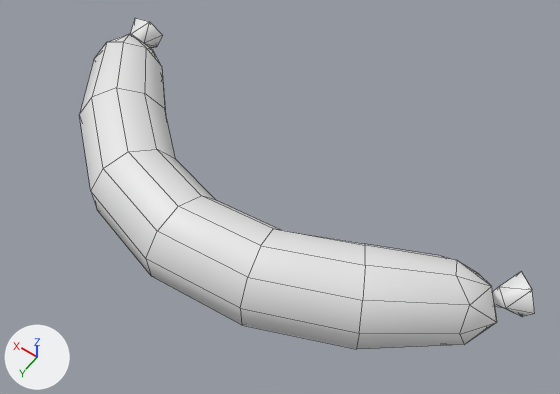
Two versions of the Blender file Assets/_Game/Content/Levels/Kitchen/Sausage/BLD_Sausage.blend, one commit apart.
Rendered twice from a camera (50 mm lens) standing at (-0.084, 0.1078, 0.1677) and looking at (-0.0072, 0.0003, -0.0013). The axes (+X, +Y, +Z) are drawn at lower left. The lights are the same throughout. The picture after the commit comes second. Mesh edges are drawn as thin lines. Materials are left out; every surface is plain grey.

Script lines for the objects in view, before the commit:
```python
me_sausage = bpy.data.meshes.new('Sausage')
me_sausage.from_pydata(...)  # 104 vertices, 136 faces; spans x -0.08..0.073, y -0.031..0.039, z -0.014..0.014
me_sausage.polygons.foreach_set('use_smooth', [True] * 136)
me_sausage.materials.append(mat_vertcolor)
ob_sausage = bpy.data.objects.new('Sausage', me_sausage)
ob_sausage.location = (0.0, 0.0, 0.0)
```
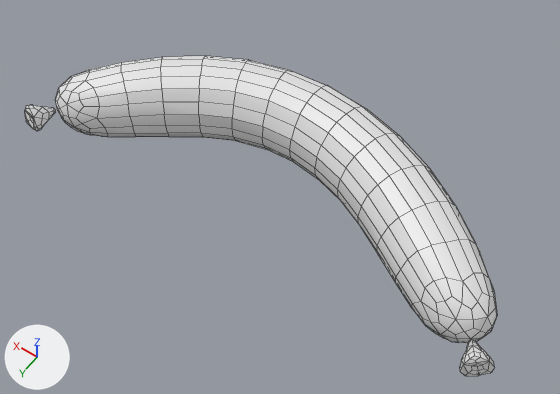
Changed parts and their boxes (x1, y1, x2, y2) in the pictures (560 x 394 px):
'Sausage', reshaped, modifiers changed: before (79, 18, 535, 349); after (25, 56, 497, 376)

Diff of the bpy script that builds the scene:
```diff
--- a/Assets/_Game/Content/Levels/Kitchen/Sausage/BLD_Sausage.blend.py
+++ b/Assets/_Game/Content/Levels/Kitchen/Sausage/BLD_Sausage.blend.py
@@ me_sausage @@
 # used by ob_sausage; location = (0.0, 0.0, 0.0)
-me_sausage.from_pydata(...)  # 104 vertices, 136 faces; spans x -0.08..0.073, y -0.031..0.039, z -0.014..0.014
+me_sausage.from_pydata(...)  # 104 vertices, 136 faces; spans x -0.08..0.074, y -0.04..0.023, z -0.014..0.014
+# me_sausage part 1: the whole mesh is multiplied about its middle by the matrix ((0.994, -0.109, 0.0), (-0.109, -0.994, 0.0), (0.0, 0.0, -1.0)), then moved by (-0.002, -0.009, 0.0)
@@ ob_sausage @@
 ob_sausage.location = (0.0, 0.0, 0.0)
+_m = ob_sausage.modifiers.new('Subdivision', 'SUBSURF')
+_m.render_levels = 1
```
